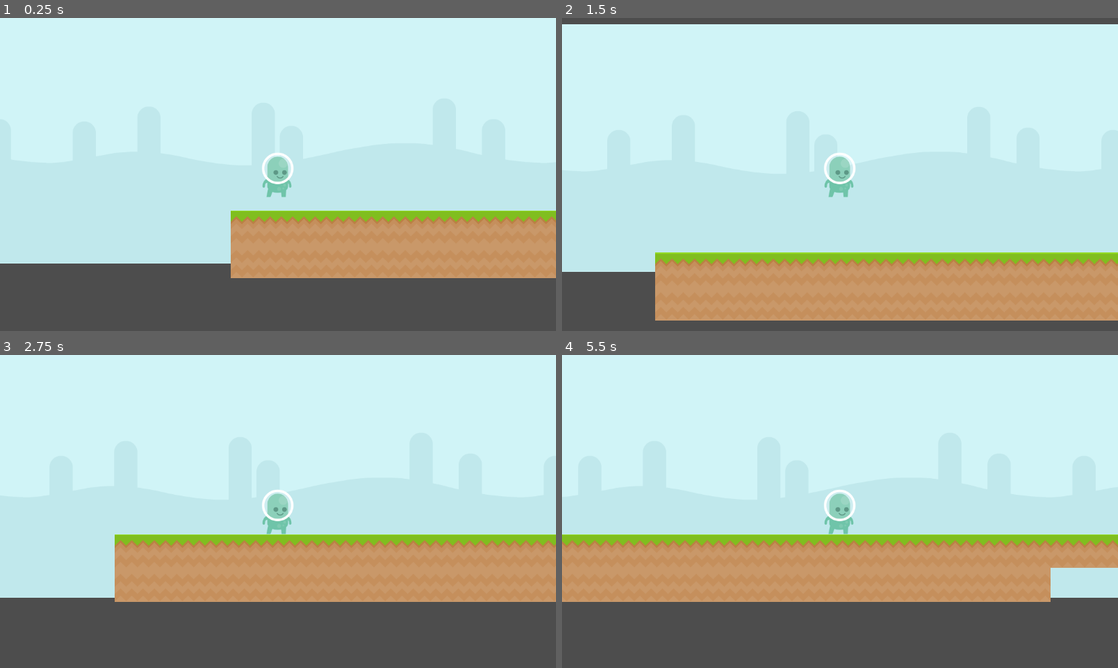
Above: before the commit, frames 1-4 (two rows, left to right).
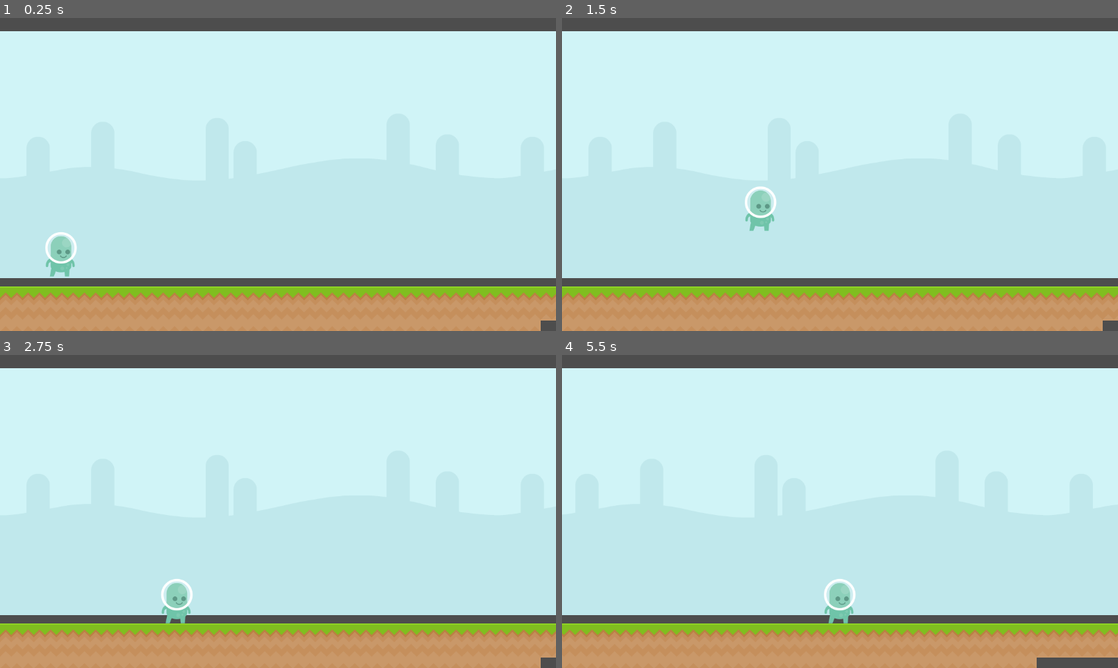
Above: after the commit, the same moments.

Repository: RafaelForbeck/the-way
Game: Godot game, scene res://scenes/phase.tscn
The game is run twice, just before and just after one commit, with the same random seed, the same clock (stepped at 60 frames per second) and the same inputs.
Inputs:
- Up to frame 1 (0.25 s): no input
- Up to frame 2 (1.5 s): tap Enter (jump) at 0.5, 0.77 s; hold Right (ui_right) from 0.53 s (still down)
- Up to frame 3 (2.75 s): tap Enter (jump) at 1.52 s; release Right (ui_right) at 2.03 s; hold Left (ui_left) from 2.03 s (still down)
- Up to frame 4 (5.5 s): release Left (ui_left) at 2.78 s; hold Right (ui_right) 2.78-4.28 s; tap Enter (jump) at 3.02, 3.77, 4.52 s; hold Left (ui_left) 4.28-5.03 s; hold Right (ui_right) from 5.03 s (still down)

The runs differ from the first frame. In frame 1, 34% of the frame differs, in the area x 0-100%, y 0-100%; in frame 2, 20%; in frame 3, 41%; in frame 4, 43%.

Commit message:
feat: set camera limits

Diff:
--- a/entities/player.tscn
+++ b/entities/player.tscn
@@ -34,3 +34,6 @@
 shape = SubResource("RectangleShape2D_kpls7")
 
 [node name="Camera2D" type="Camera2D" parent="."]
+limit_left = 0
+limit_right = 2000
+limit_bottom = 512
--- a/scenes/phase.tscn
+++ b/scenes/phase.tscn
@@ -198,4 +198,4 @@
 tile_set = SubResource("TileSet_xi1i5")
 
 [node name="Player" parent="." instance=ExtResource("3_nqrv7")]
-position = Vector2(98, 317)
+position = Vector2(127, 324)
